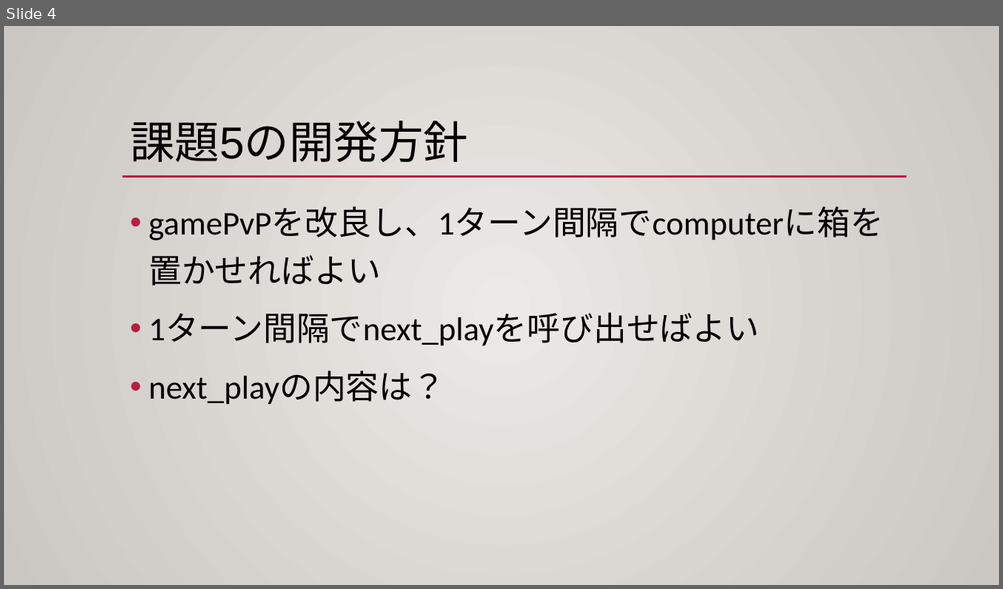
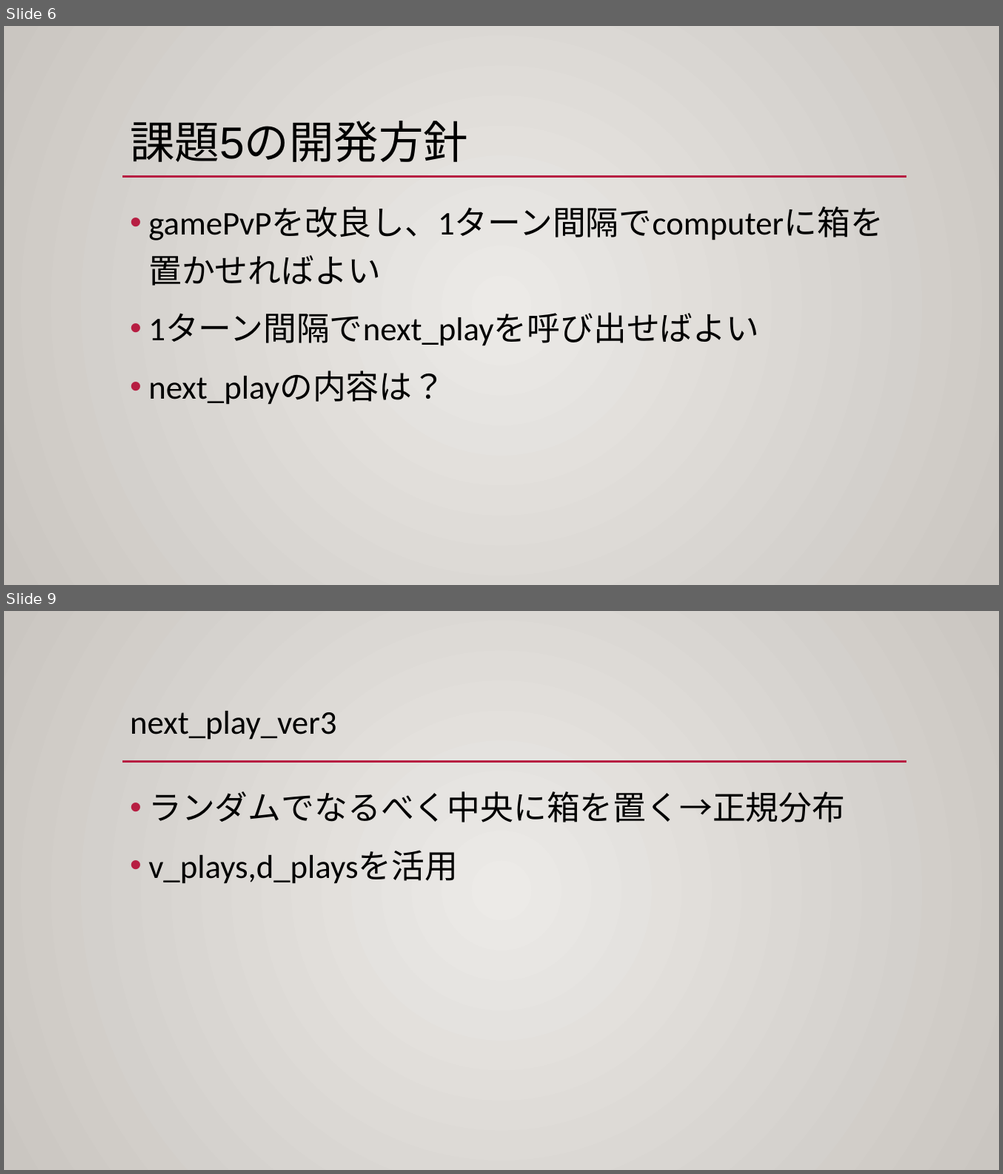
Before and after one commit to holizon9/semi, a slide deck: documents/中間発表.pptx. Shown one above the other, each under a label of ours: slide 4 before the commit, slides 6 and 9 after it; the slides between them are not shown. The pictures are 1003x589 and 1003x1174 pixels, drawn with LibreOffice and Linux fonts; fonts in the diff are those of the drawing. Boxes give left, top, right and bottom in pixels: in the first picture for what was removed or moved away, otherwise in the second. Text is boxed around its words. In the diff, an @@ line names an element or a change of style, - is before the commit and + after.

```diff
--- a/documents/中間発表.pptx
+++ b/documents/中間発表.pptx
@@ slide 9 added at (4, 611, 999, 1170), background gradient #ECEAE7 to #CAC7C1; not listed: 1 template element that a slide beside it also shows @@
@@ title added at (130, 711, 336, 740), 32 pt, text #000000 @@
+next_play_ver3
@@ text added at (148, 792, 845, 884), 32 pt, text #000000 @@
+• ランダムでなるべく中央に箱を置く→正規分布
+• v_plays,d_playsを活用
@@ what was slide 4 is now slide 6 @@
```
Also in this commit, not shown: 1 slide changed, 6 other slides added, 46 other files.
